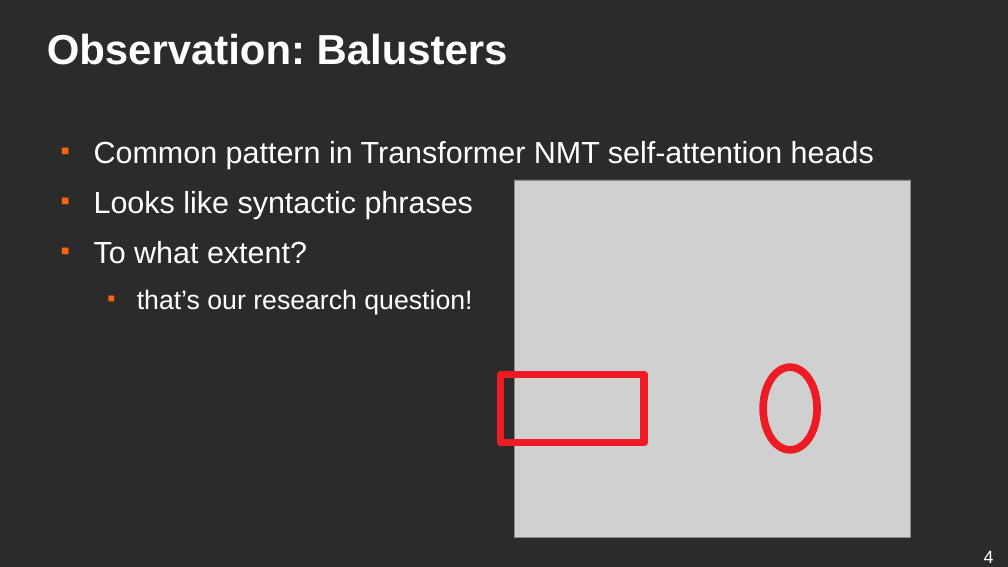
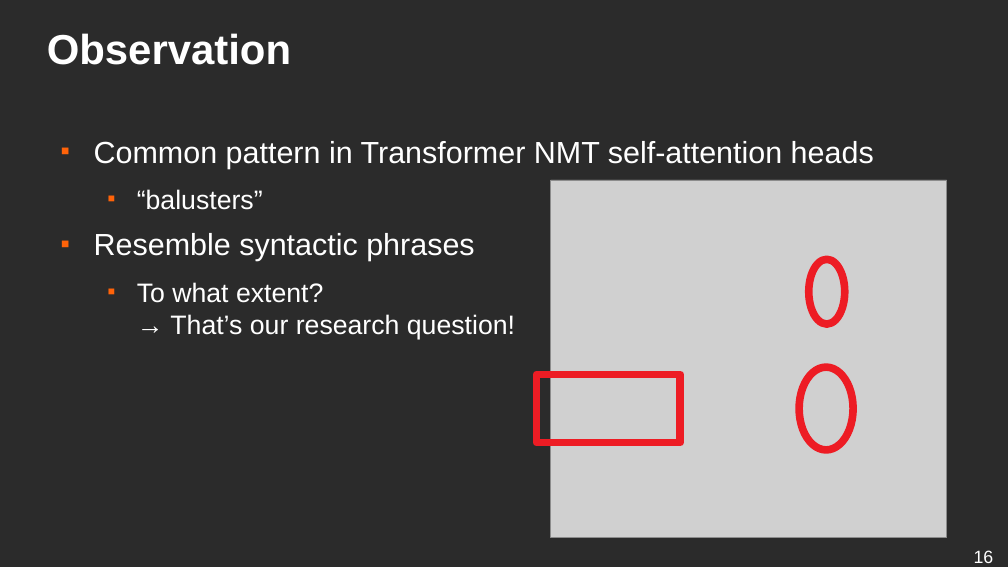
Before and after one commit to ufal/lsd, a slide deck: slide 16 of conferences/2019-blackbox-balustrades/presentation.odp (slide 4 before the commit). Drawn at 1008x567 pixels with LibreOffice and Linux fonts; fonts in the diff are those of the drawing; grey boxes stand for pictures; background and template pictures are left out; a plain dark background stands for a picture behind light text. Boxes give left, top, right and bottom in pixels: in the first picture for what was removed or moved away, otherwise in the second. Text is boxed around its words. In the diff, an @@ line names an element or a change of style, - is before the commit and + after.

```diff
--- a/conferences/2019-blackbox-balustrades/presentation.odp
+++ b/conferences/2019-blackbox-balustrades/presentation.odp
@@ title at [47,33,291,65]: text changed @@
-Observation: Balusters
+Observation
@@ text at [94,189,515,339]: text changed; size 24 to 21 pt @@
-■ Looks like syntactic phrases
-■ To what extent?
-  ■ that’s our research question!
+  ■ “balusters”
+■ Resemble syntactic phrases
+  ■ To what extent?
+    → That’s our research question!
@@ ellipse added at [810,260,845,325], outline #ED1C24 6.01 pt @@
@@ 1 picture, 1 ellipse, 1 rectangle: place and size @@
-1 picture, 1 ellipse, 1 rectangle at [500,180,911,538]
+1 picture, 1 ellipse, 1 rectangle at [537,180,947,538]
@@ page number at [974,550,994,563]: text changed @@
-4
+16
```
Also in this commit, not shown: 1 other slide changed, 18 slides added, 3 slides removed, 1 other file.
